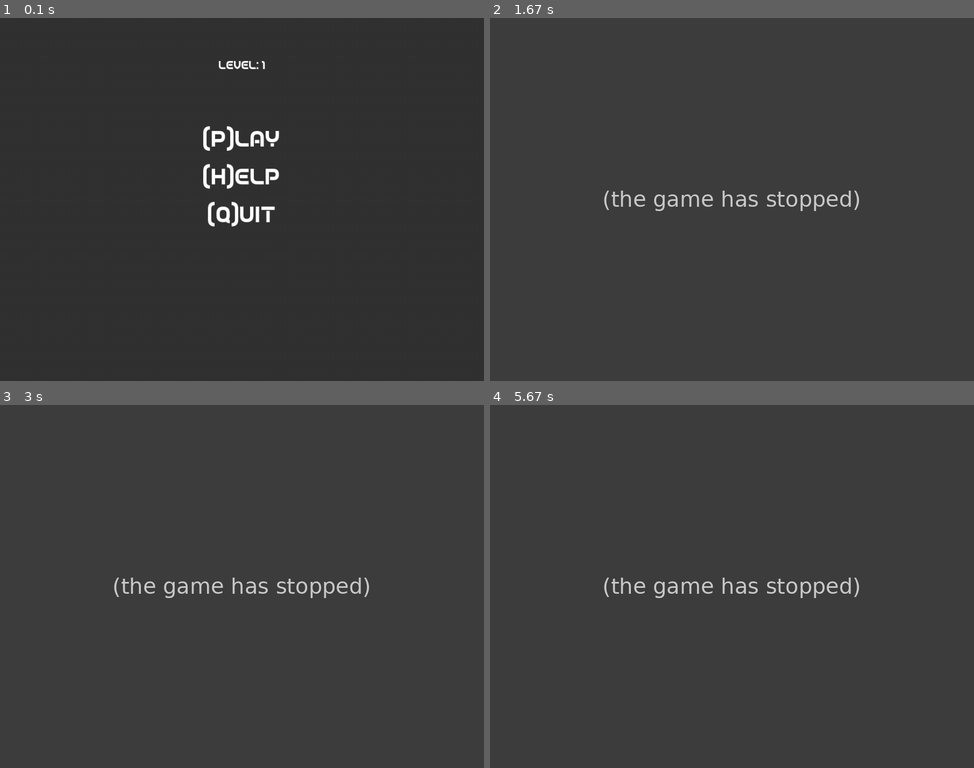
Above: before the commit, frames 1-4 (two rows, left to right).
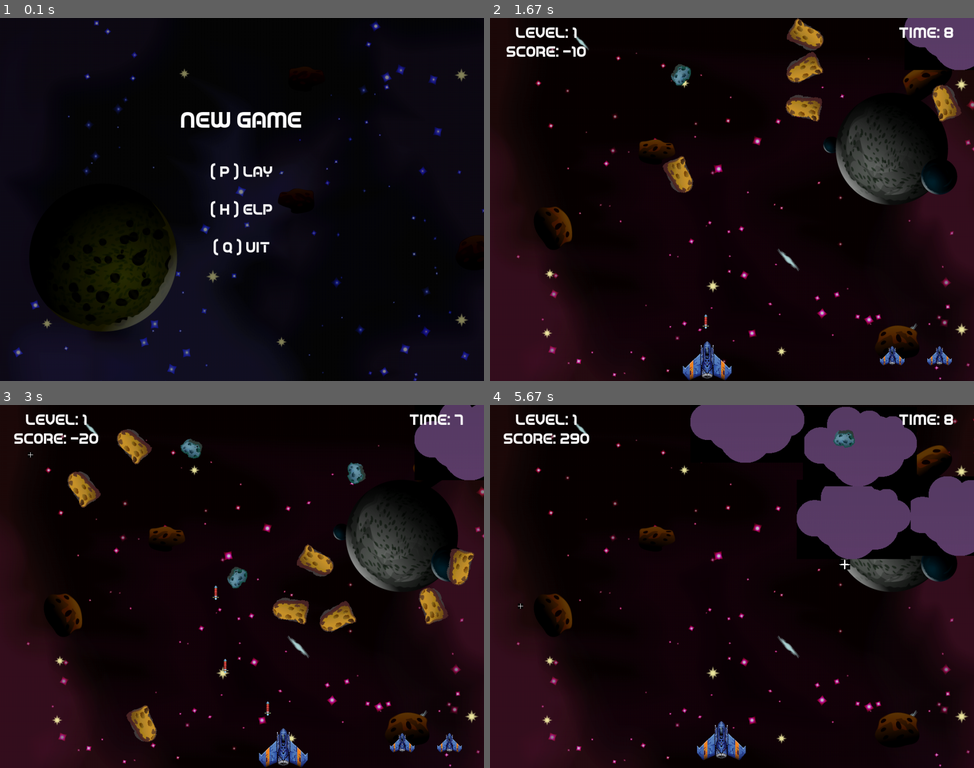
Above: after the commit, the same moments.

Repository: code0x378/pygames
Game: pygame game, started from spacerunner/spacerunner.py
Two runs of this game, one before a commit and one after it. Both use one fixed random seed, a clock stepped at 60 frames per second and the inputs below.
Inputs:
- Up to frame 1 (0.1 s): no input
- Up to frame 2 (1.67 s): tap Enter at 0.33 s; hold Esc 0.67-1.13 s; hold Right 0.67-1.13 s; hold R 1.17-1.63 s; tap Space at 1.23, 1.53 s
- Up to frame 3 (3 s): hold Esc 1.67-2.13 s; hold Right 1.67-2.13 s; tap Space at 1.73, 2.03, 2.57, 2.87 s; tap Enter at 2.17 s; hold Right 2.5-2.97 s
- Up to frame 4 (5.67 s): hold Up 3-3.3 s; tap Space at 3.07, 3.4, 3.7, 3.9, 4.2, 4.47, 4.8, 5.1, 5.23, 5.63 s; hold Right 3.33-3.8 s; hold Left 3.83-4.37 s; hold Down 4.4-4.7 s; hold Left 4.73-5.13 s; hold Up 5.17-5.53 s; hold Right from 5.57 s (still down)

The runs differ from the first frame. In frame 1, 99% of the frame differs, in the area x 0-100%, y 0-100%; in frame 2, 98%; in frame 3, 98%; in frame 4, 99%.
Before the commit the program exited at 0.68 s; later frames show no game.

Commit message:
Added UI bg.  Added lives.

Diff:
--- a/spacerunner/spacerunner.py
+++ b/spacerunner/spacerunner.py
@@ -4,20 +4,27 @@
 
 import pygame as pg
 from pygame.sprite import Sprite
+
+pg.mixer.init()
+pg.init()
+pg.display.set_caption("SpaceRunner")
 
 SCREEN_WIDTH = 1024
 SCREEN_HEIGHT = 768
 SHOT_DELAY = .20
 GAME_LENGTH = 8
-LIVES = 3
+LIVES = 2
+FONT_SMALL = pg.font.Font(os.path.join("res", "fonts", 'gameplayed.ttf'), 18)
+FONT_MEDIUM = pg.font.Font(os.path.join("res", "fonts", 'gameplayed.ttf'), 32)
+FONT_LARGE = pg.font.Font(os.path.join("res", "fonts", 'gameplayed.ttf'), 48)
+IMAGE_UI_BG = pg.image.load(os.path.join("res", "images", "background_UI.png"))
 
 
 # ----------------------------------------------------------------------------
 # Utils
 # ----------------------------------------------------------------------------
 
-def draw_text(surf, text, size, x, y):
-    font = pg.font.Font(os.path.join("res", "fonts", 'gameplayed.ttf'), size)
+def draw_text(surf, text, x, y, font=FONT_MEDIUM):
     text_surface = font.render(text, True, (255, 255, 255))
     text_rect = text_surface.get_rect()
     text_rect.midtop = (x, y)
@@ -35,6 +42,9 @@
         self.surf.set_colorkey((0, 0, 0), pg.RLEACCEL)
         self.size = self.surf.get_size()
         self.surf = pg.transform.scale(self.surf, (int(self.size[0] * .1), int(self.size[1] * .1)))
+        self.reset()
+
+    def reset(self):
         self.rect = self.surf.get_rect(center=((SCREEN_WIDTH - self.surf.get_width()) / 2, SCREEN_HEIGHT))
 
     def update(self, pressed_keys):
@@ -148,21 +158,23 @@
         self.lives_image = lives_image
 
     def update(self):
-        draw_text(self.game.screen, f"Level: {self.game.level}", 32, 120, 10)
-        draw_text(self.game.screen, f"Score: {self.game.get_score()}", 32, 120, 50)
-        draw_text(self.game.screen, f"Time: {self.game.get_time()}", 32, SCREEN_WIDTH - 100, 10)
-        # draw_text(self.game.screen, f"Lives: {self.game.lives}", 32, SCREEN_WIDTH - 100, SCREEN_HEIGHT-50)
+        draw_text(self.game.screen, f"Level: {self.game.level}", 120, 10)
+        draw_text(self.game.screen, f"Score: {self.game.get_score()}", 120, 50)
+        draw_text(self.game.screen, f"Time: {self.game.get_time()}", SCREEN_WIDTH - 100, 10)
         self.draw_lives(self.game.screen, self.lives_image)
 
     def draw_lives(self, surf, image):
-        sprite = Sprite()
-        sprite.image = image
-        sprite.image.set_colorkey((0, 0, 0), pg.RLEACCEL)
-        size = sprite.image.get_size()
-        sprite.image = pg.transform.scale(sprite.image, (int(size[0] * .05), int(size[1] * .05)))
-        sprite.rect = image.get_rect()
-        sprite.rect.topleft = (SCREEN_WIDTH - 100, SCREEN_HEIGHT - 75)
-        surf.blit(sprite.image, sprite.rect)
+        lives = self.game.lives
+        while lives > 0:
+            sprite = Sprite()
+            sprite.image = image
+            sprite.image.set_colorkey((0, 0, 0), pg.RLEACCEL)
+            size = sprite.image.get_size()
+            sprite.image = pg.transform.scale(sprite.image, (int(size[0] * .05), int(size[1] * .05)))
+            sprite.rect = image.get_rect()
+            sprite.rect.topleft = (SCREEN_WIDTH - (100 * lives), SCREEN_HEIGHT - 75)
+            surf.blit(sprite.image, sprite.rect)
+            lives -= 1
 
 
 # ----------------------------------------------------------------------------
@@ -171,9 +183,6 @@
 
 class SpaceRunner:
     def __init__(self):
-        pg.mixer.init()
-        pg.init()
-        pg.display.set_caption("SpaceRunner")
         # self.display_splash()
         self.fpsClock = pg.time.Clock()
         self.screen = pg.display.set_mode((SCREEN_WIDTH, SCREEN_HEIGHT))
@@ -210,6 +219,7 @@
         self.last_shot = time.time()
         self.score = 0
         self.level = 1
+        self.lives = LIVES
         self.start_time = time.time()
         self.aliens_killed = 0
         self.active = False
@@ -224,6 +234,10 @@
 
     def get_time(self):
         return self.game_length - time.localtime(time.time() - self.start_time).tm_sec
+
+    # ----------------------------------------------------------------------------
+    # GUI
+    # ----------------------------------------------------------------------------
 
     def display_splash(self):
         screen = pg.display.set_mode((500, 80), pg.NOFRAME)
@@ -244,11 +258,11 @@
                 elif event.type == pg.QUIT:
                     quit()
 
-            self.screen.fill((50, 50, 50))
-            draw_text(self.screen, "Shoot: Spacebar", 24, SCREEN_WIDTH / 2, (SCREEN_HEIGHT / 2) - 200)
-            draw_text(self.screen, "Move: Arrows", 24, SCREEN_WIDTH / 2, (SCREEN_HEIGHT / 2) - 150)
-            draw_text(self.screen, "Quit: Escape", 24, SCREEN_WIDTH / 2, (SCREEN_HEIGHT / 2) - 100)
-            draw_text(self.screen, "(B)ack", 48, SCREEN_WIDTH / 2, (SCREEN_HEIGHT / 2))
+            self.screen.blit(IMAGE_UI_BG, self.screen.get_rect())
+            draw_text(self.screen, "Help", SCREEN_WIDTH / 2, (SCREEN_HEIGHT / 2) - 200, FONT_LARGE)
+            draw_text(self.screen, "( Spacebar ) Shoot", SCREEN_WIDTH / 2, (SCREEN_HEIGHT / 2) - 80)
+            draw_text(self.screen, "( Arrows ) Move", SCREEN_WIDTH / 2, (SCREEN_HEIGHT / 2) - 0)
+            # draw_text(self.screen, "( Q ) uit", SCREEN_WIDTH / 2, (SCREEN_HEIGHT / 2) + 80)
             pg.display.flip()
 
     def display_start(self):
@@ -256,7 +270,7 @@
         while menu:
             for event in pg.event.get():
                 if event.type == pg.KEYDOWN:
-                    if event.key == pg.K_ESCAPE or event.key == pg.K_q:
+                    if event.key == pg.K_q:
                         quit()
                     elif event.key == event.key == pg.K_h:
                         self.display_help()
@@ -265,12 +279,11 @@
                 elif event.type == pg.QUIT:
                     quit()
 
-            self.screen.fill((50, 50, 50))
-            draw_text(self.screen, f"Level: {self.level}", 24, SCREEN_WIDTH / 2,
-                      (SCREEN_HEIGHT / 2) - 300)
-            draw_text(self.screen, "(P)lay", 48, SCREEN_WIDTH / 2, (SCREEN_HEIGHT / 2) - 160)
-            draw_text(self.screen, "(H)elp", 48, SCREEN_WIDTH / 2, (SCREEN_HEIGHT / 2) - 80)
-            draw_text(self.screen, "(Q)uit", 48, SCREEN_WIDTH / 2, (SCREEN_HEIGHT / 2) - 0)
+            self.screen.blit(IMAGE_UI_BG, self.screen.get_rect())
+            draw_text(self.screen, f"New Game", SCREEN_WIDTH / 2, (SCREEN_HEIGHT / 2) - 200, FONT_LARGE)
+            draw_text(self.screen, "( P ) lay", SCREEN_WIDTH / 2, (SCREEN_HEIGHT / 2) - 80)
+            draw_text(self.screen, "( H ) elp", SCREEN_WIDTH / 2, (SCREEN_HEIGHT / 2) - 0)
+            draw_text(self.screen, "( Q ) uit", SCREEN_WIDTH / 2, (SCREEN_HEIGHT / 2) + 80)
             pg.display.flip()
 
     def display_level_complete(self):
@@ -278,20 +291,48 @@
         while menu:
             for event in pg.event.get():
                 if event.type == pg.KEYDOWN:
-                    if event.key == pg.K_ESCAPE or event.key == pg.K_q:
+                    if event.key == pg.K_ESCAPE:
+                        menu = False
+                    elif event.key == pg.K_q:
                         quit()
                     elif event.key == pg.K_RETURN or event.key == pg.K_c:
                         menu = False
                 elif event.type == pg.QUIT:
                     quit()
 
-            self.screen.fill((50, 50, 50))
-            draw_text(self.screen, f"Level: {self.level}", 24, SCREEN_WIDTH / 2,
-                      (SCREEN_HEIGHT / 2) - 300)
-            draw_text(self.screen, f"Score: {self.get_score()}", 64, SCREEN_WIDTH / 2,
-                      (SCREEN_HEIGHT / 2) - 200)
-            draw_text(self.screen, "(C)ontinue", 48, SCREEN_WIDTH / 2, (SCREEN_HEIGHT / 2) - 80)
-            draw_text(self.screen, "(Q)uit", 48, SCREEN_WIDTH / 2, (SCREEN_HEIGHT / 2) - 0)
+            self.screen.blit(IMAGE_UI_BG, self.screen.get_rect())
+            draw_text(self.screen, f"Level: {self.level}", SCREEN_WIDTH / 2, (SCREEN_HEIGHT / 2) - 300)
+            draw_text(self.screen, f"Level Complete", SCREEN_WIDTH / 2, (SCREEN_HEIGHT / 2) - 200, FONT_LARGE)
+            draw_text(self.screen, f"Score: {self.get_score()}", SCREEN_WIDTH / 2,
+                      (SCREEN_HEIGHT / 2) - 100)
+            draw_text(self.screen, "( C ) ontinue", SCREEN_WIDTH / 2, (SCREEN_HEIGHT / 2) - 0)
+            pg.display.flip()
+
+    def display_paused(self):
+        menu = True
+        while menu:
+            for event in pg.event.get():
+                if event.type == pg.KEYDOWN:
+                    if event.key == pg.K_ESCAPE:
+                        menu = False
+                    elif event.key == pg.K_q:
+                        quit()
+                    elif event.key == pg.K_r:
+                        self.active = False
+                        self.reset()
+                        menu = False
+                    elif event.key == pg.K_RETURN or event.key == pg.K_c:
+                        menu = False
+                elif event.type == pg.QUIT:
+                    quit()
+
+            self.screen.blit(IMAGE_UI_BG, self.screen.get_rect())
+            draw_text(self.screen, f"Score: {self.get_score()}", SCREEN_WIDTH / 2,
+                      (SCREEN_HEIGHT / 2) - 280)
+            draw_text(self.screen, f"Game Paused", SCREEN_WIDTH / 2, (SCREEN_HEIGHT / 2) - 200, FONT_LARGE)
+            draw_text(self.screen, "( C ) ontinue", SCREEN_WIDTH / 2, (SCREEN_HEIGHT / 2) - 80)
+            draw_text(self.screen, "( R ) estart", SCREEN_WIDTH / 2, (SCREEN_HEIGHT / 2) - 0)
+            draw_text(self.screen, "( Q ) uit", SCREEN_WIDTH / 2, (SCREEN_HEIGHT / 2) + 80, )
             pg.display.flip()
 
     def display_end(self):
@@ -299,19 +340,27 @@
         while menu:
             for event in pg.event.get():
                 if event.type == pg.KEYDOWN:
-                    if event.key == pg.K_ESCAPE or event.key == pg.K_q:
+                    if event.key == pg.K_ESCAPE or event.key == pg.K_c:
+                        menu = False
+                    elif event.key == pg.K_q:
                         quit()
                     elif event.key == pg.K_RETURN or event.key == pg.K_r:
                         menu = False
                 elif event.type == pg.QUIT:
                     quit()
 
-            self.screen.fill((50, 50, 50))
-            draw_text(self.screen, f"Score: {self.get_score()}", 64, SCREEN_WIDTH / 2,
-                      (SCREEN_HEIGHT / 2) - 200)
-            draw_text(self.screen, "(R)estart", 48, SCREEN_WIDTH / 2, (SCREEN_HEIGHT / 2) - 80)
-            draw_text(self.screen, "(Q)uit", 48, SCREEN_WIDTH / 2, (SCREEN_HEIGHT / 2) - 0)
-            pg.display.flip()
+            self.screen.blit(IMAGE_UI_BG, self.screen.get_rect())
+            draw_text(self.screen, f"Score: {self.get_score()}", SCREEN_WIDTH / 2,
+                      (SCREEN_HEIGHT / 2) - 280)
+            draw_text(self.screen, f"Game Over", SCREEN_WIDTH / 2, (SCREEN_HEIGHT / 2) - 200, FONT_LARGE)
+            draw_text(self.screen, "( C ) ontinue", SCREEN_WIDTH / 2, (SCREEN_HEIGHT / 2) - 80)
+            draw_text(self.screen, "( R ) estart", SCREEN_WIDTH / 2, (SCREEN_HEIGHT / 2) - 0)
+            draw_text(self.screen, "( Q ) uit", SCREEN_WIDTH / 2, (SCREEN_HEIGHT / 2) + 80, )
+            pg.display.flip()
+
+    # ----------------------------------------------------------------------------
+    # Event Loop
+    # ----------------------------------------------------------------------------
 
     def run(self):
         background_image = pg.image.load(os.path.join("res", "images", f"background_0{random.randint(1, 4)}.png"))
@@ -331,8 +380,6 @@
                 self.display_level_complete()
                 self.last_shot = time.time()
                 self.start_time = time.time()
-                self.lives = -1
-                # game.increase_level()
                 self.active = True
                 for enemy in self.enemies:
                     enemy.kill()
@@ -342,7 +389,8 @@
             for event in pg.event.get():
                 if event.type == pg.KEYDOWN:
                     if event.key == pg.K_ESCAPE:
-                        running = False
+                        self.active = False
+                        self.display_paused()
                     elif event.key == pg.K_SPACE:
                         if time.time() - self.last_shot > SHOT_DELAY:
                             self.last_shot = time.time()
@@ -372,17 +420,22 @@
             for entity in self.all_sprites:
                 self.screen.blit(entity.surf, entity.rect)
 
-            if pg.sprite.spritecollideany(self.player, self.enemies) or self.lives == 0:
-                self.active = False
-                self.display_end()
-                self.reset()
-                self.last_shot = time.time()
-                self.start_time = time.time()
-                self.active = True
+            if pg.sprite.spritecollideany(self.player, self.enemies):
+                if self.lives == 0:
+                    self.active = False
+                    self.display_end()
+                    self.reset()
+                elif self.lives > 0:
+                    self.lives -= 1
+
+                self.player.reset()
                 for enemy in self.enemies:
                     enemy.kill()
                 for laser in self.lasers:
                     laser.kill()
+                self.last_shot = time.time()
+                self.start_time = time.time()
+                self.active = True
 
             for laser in self.lasers:
                 hit = pg.sprite.spritecollide(laser, self.enemies, dokill=True)
Binary file added: spacerunner/res/images/background_ui.png
